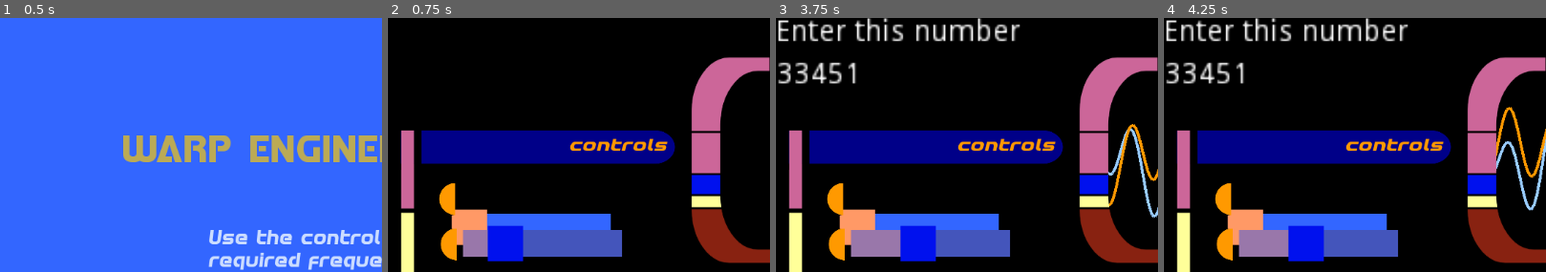
Above: before the commit, frames 1-4 (left to right).
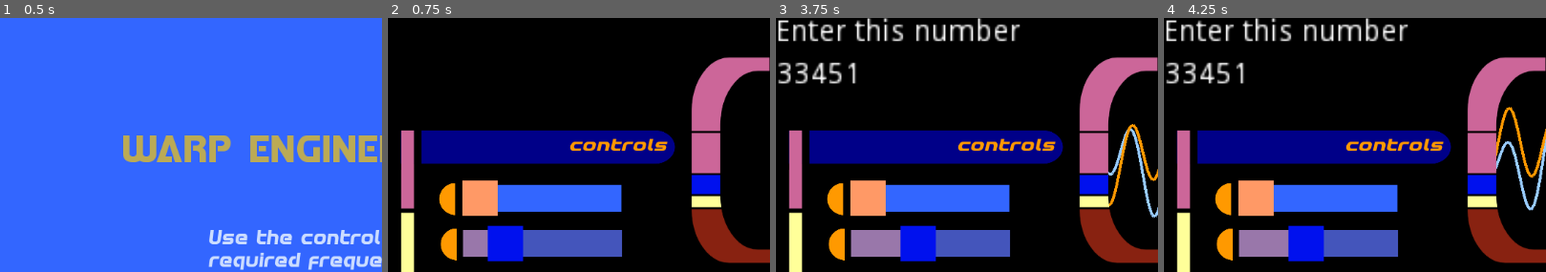
Above: after the commit, the same moments.

Repository: squiggle-at-squiggle/LDJam49
Game: Godot game, scene res://Scenes/Main.tscn
Two runs of this game, one before a commit and one after it. Both use one fixed random seed, a clock stepped at 60 frames per second and the inputs below.
Inputs:
- Up to frame 1 (0.5 s): no input
- Up to frame 2 (0.75 s): click "Start" at 0.5 s
- Up to frame 3 (3.75 s): tap Enter at 1.25, 2.75 s; tap Space at 2, 3.5 s
- Up to frame 4 (4.25 s): no input
The pictures show only the part of the screen within x 0-50%, y 0-50%; the shares and areas given below are measured in that part.

Frame 1 is identical in both runs. In frame 2, 7.3% of the frame differs, in the area x 16-62%, y 63-90%; in frame 3, 7.3%; in frame 4, 7.3%.

Commit message:
close-enough

Diff:
--- a/Scenes/ControlPanel.tscn
+++ b/Scenes/ControlPanel.tscn
@@ -49,10 +49,12 @@
 line_color = "ff9900"
 
 [node name="SliderOne" parent="Control" instance=ExtResource( 2 )]
-margin_left = 91.8492
-margin_top = 270.563
-margin_right = -863.151
-margin_bottom = -396.437
+anchor_top = 0.000694444
+anchor_bottom = 1.00069
+margin_left = 107.349
+margin_top = 229.563
+margin_right = -847.651
+margin_bottom = -437.437
 
 [node name="SliderTwo" parent="Control" instance=ExtResource( 5 )]
 margin_left = 107.5
Not shown: 1 places in Scenes/ControlPanel.tscn that only renumber resources
